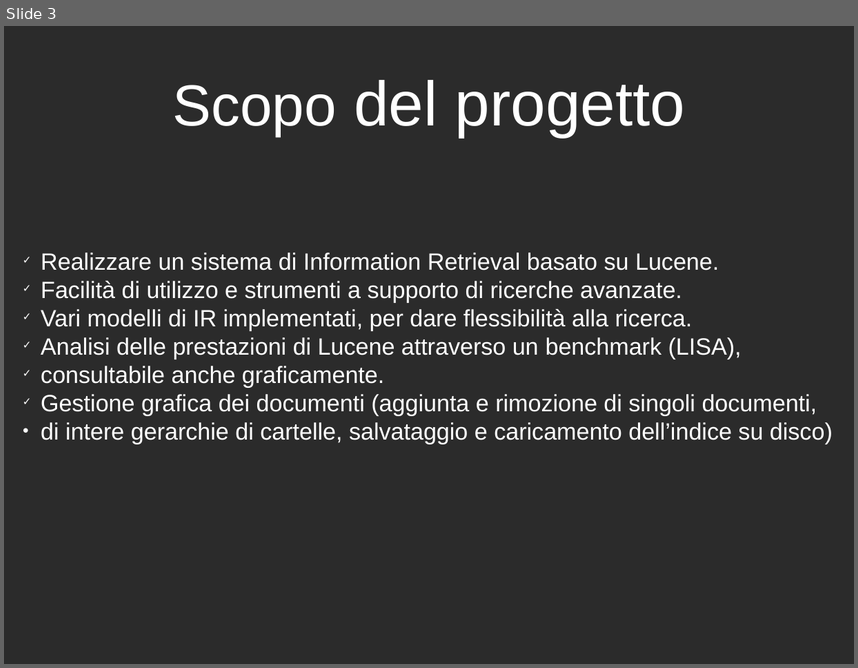
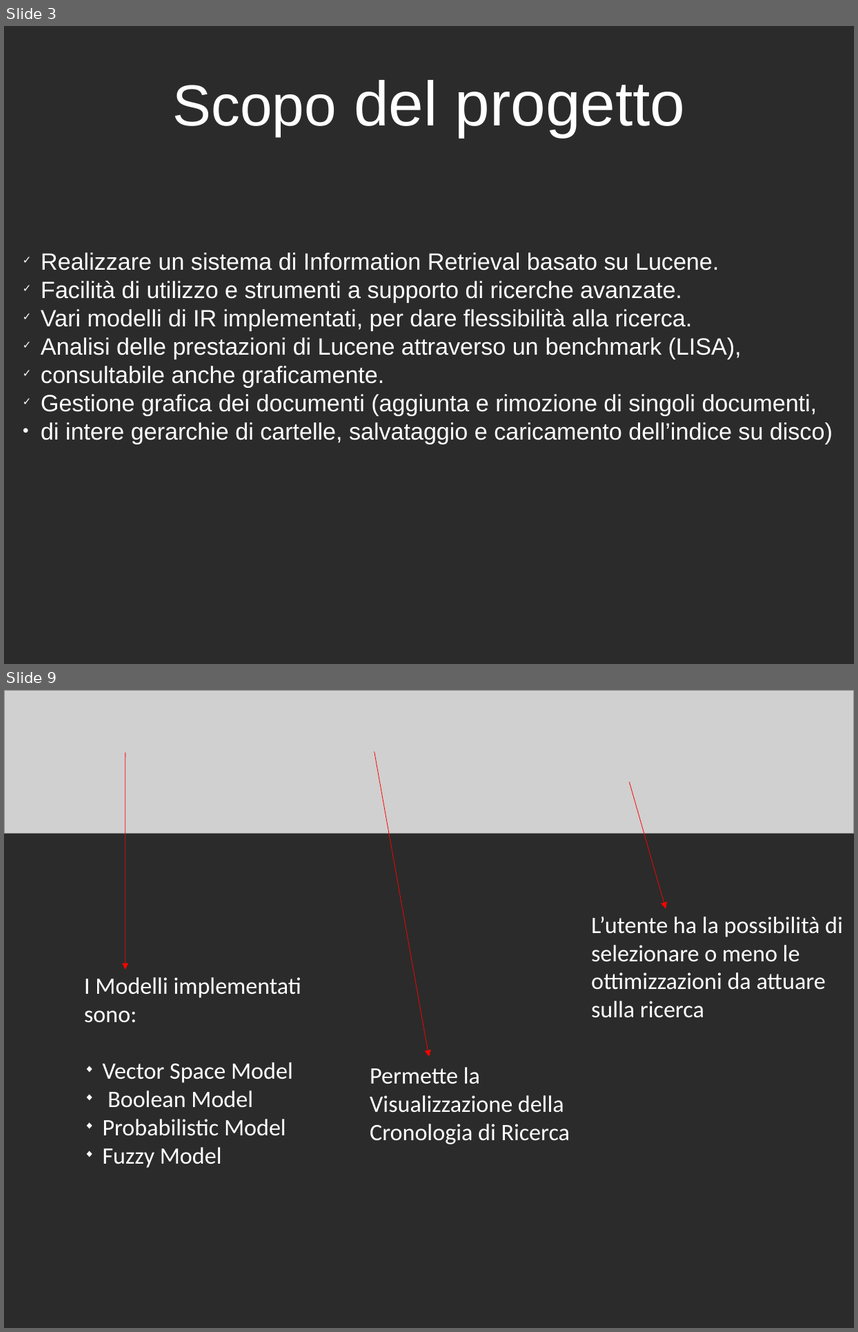
Before and after one commit to LucaGherardini/GAvI-Project, a slide deck: GAvI-Project/Presentation/presentazione.odp. Shown one above the other, each under a label of ours: slide 3 before the commit, slides 3 and 9 after it; the slides between them are not shown. The pictures are 858x668 and 858x1332 pixels, drawn with LibreOffice and Linux fonts; fonts in the diff are those of the drawing; grey boxes stand for pictures; background and template pictures are left out; a plain dark background stands for a picture behind light text. Boxes give left, top, right and bottom in pixels: in the first picture for what was removed or moved away, otherwise in the second. Text is boxed around its words. In the diff, an @@ line names an element or a change of style, - is before the commit and + after.

```diff
--- a/GAvI-Project/Presentation/presentazione.odp
+++ b/GAvI-Project/Presentation/presentazione.odp
@@ slide 9 added at (4, 690, 854, 1328), background picture (left out) @@
@@ picture added at (4, 690, 854, 834) @@
@@ arrow added from (375, 751) to (429, 1056), #FF0000 0.51 pt @@
@@ arrow added from (125, 753) to (125, 969), #FF0000 0.51 pt @@
@@ arrow added from (630, 782) to (666, 908), #FF0000 0.51 pt @@
@@ text added at (591, 916, 843, 1018), 22 pt, text #FFFFFF @@
+L’utente ha la possibilità di selezionare o meno le ottimizzazioni da attuare sulla ricerca
@@ text added at (84, 977, 301, 1167), 22 pt, text #FFFFFF @@
+I Modelli implementati sono:
+◆ Vector Space Model
+◆ Boolean Model
+◆ Probabilistic Model
+◆ Fuzzy Model
@@ text added at (370, 1067, 570, 1144), 22 pt, text #FFFFFF @@
+Permette la Visualizzazione della Cronologia di Ricerca
```
Also in this commit, not shown: 3 slides changed, 9 other slides added.
